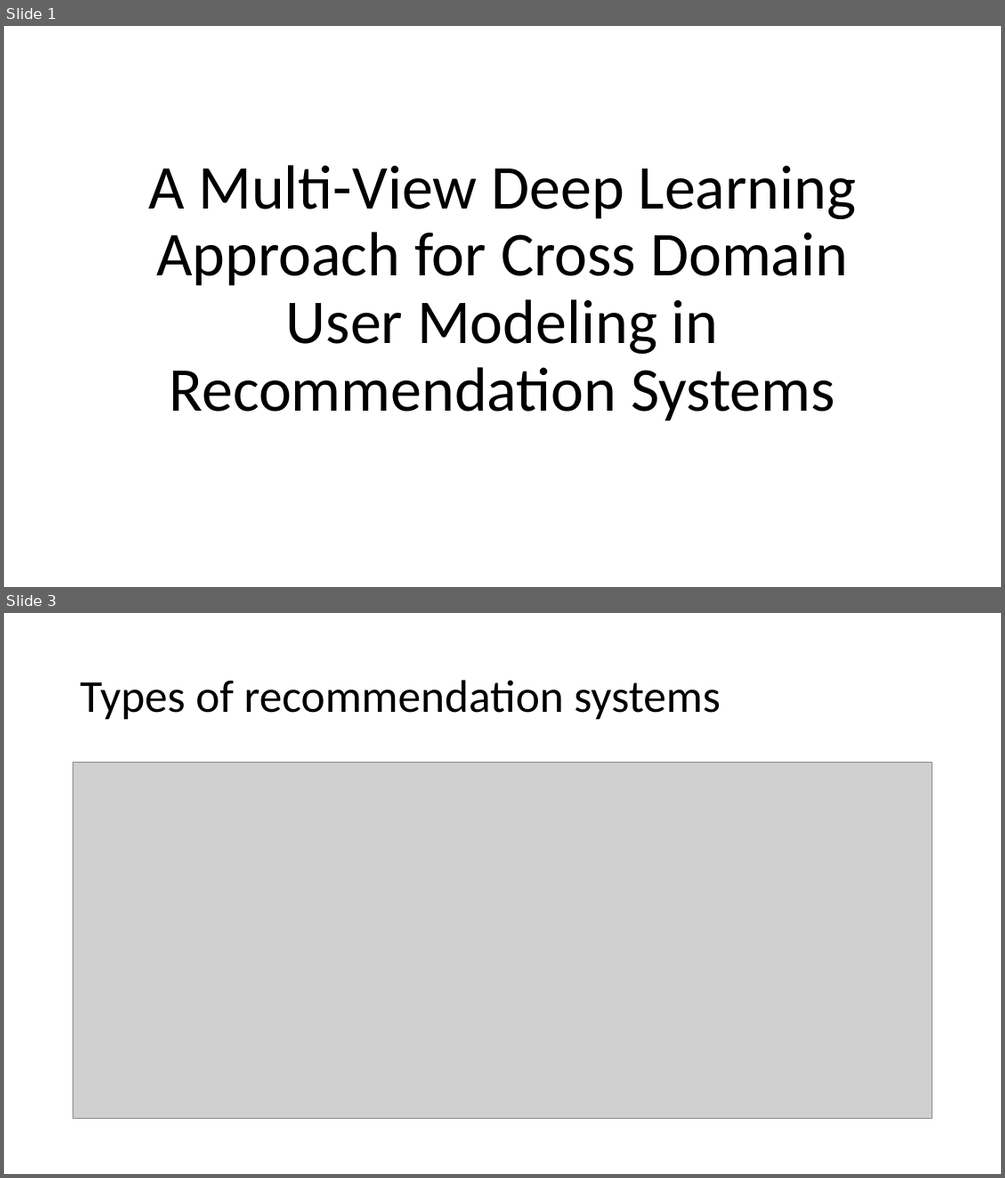
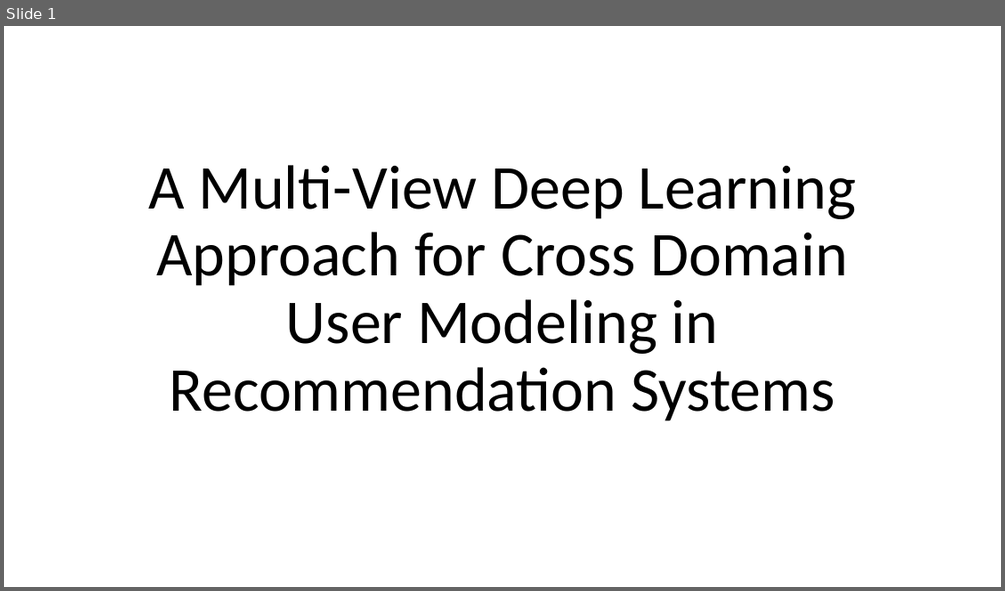
Before and after one commit to Jagadishbapa/Research, a slide deck: ppt ml 10-04-2018.ppt. Shown one above the other, each under a label of ours: slides 1 and 3 before the commit, slide 1 after it; the slides between them are not shown. The pictures are 1005x1178 and 1005x591 pixels, drawn with LibreOffice and Linux fonts; fonts in the diff are those of the drawing; grey boxes stand for pictures. Boxes give left, top, right and bottom in pixels: in the first picture for what was removed or moved away, otherwise in the second. Text is boxed around its words. In the diff, an @@ line names an element or a change of style, - is before the commit and + after.

```diff
--- a/ppt ml 10-04-2018.ppt
+++ b/ppt ml 10-04-2018.ppt
@@ slide 3 removed at <box>4,613,1001,1174</box>, background #FFFFFF @@
@@ title removed at <box>80,680,720,720</box> @@
-Types of recommendation systems
@@ picture removed at <box>73,763,932,1119</box> @@
```
Also in this commit, not shown: 4 slides changed, 7 slides added, 1 other slide removed.
